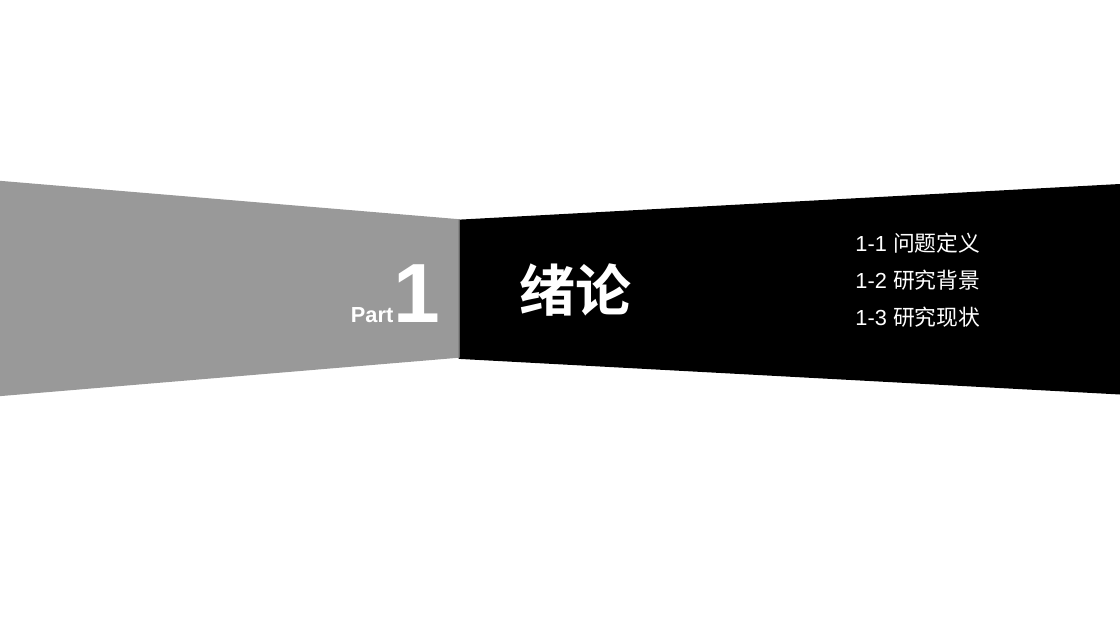
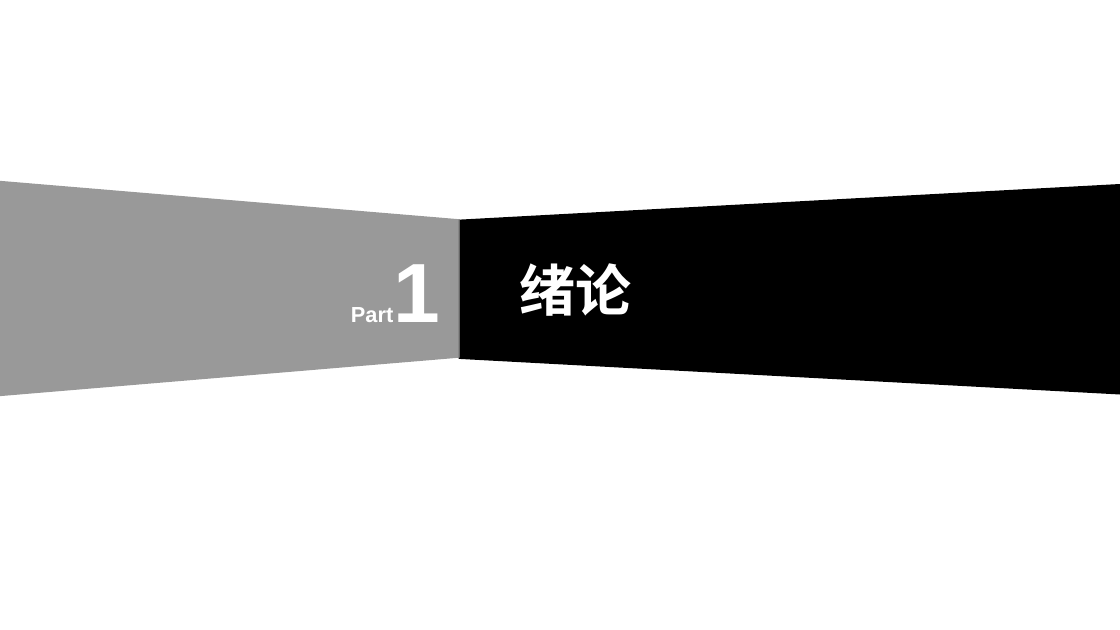
Before and after one commit to weixiao2333/zjuthesis-mphil, a slide deck: slide 3 of 硕士毕业论文答辩PPT.pptx. Drawn at 1120x630 pixels with LibreOffice and Linux fonts; fonts in the diff are those of the drawing. Boxes give left, top, right and bottom in pixels: in the first picture for what was removed or moved away, otherwise in the second. Text is boxed around its words. In the diff, an @@ line names an element or a change of style, - is before the commit and + after.

```diff
--- a/硕士毕业论文答辩PPT.pptx
+++ b/硕士毕业论文答辩PPT.pptx
@@ text removed at (x1=855, y1=232, x2=980, y2=253) @@
-1-1 问题定义
@@ text removed at (x1=855, y1=269, x2=980, y2=290) @@
-1-2 研究背景
@@ text removed at (x1=855, y1=306, x2=980, y2=327) @@
-1-3 研究现状
```
Also in this commit, not shown: 6 other slides changed, 1 other file.
